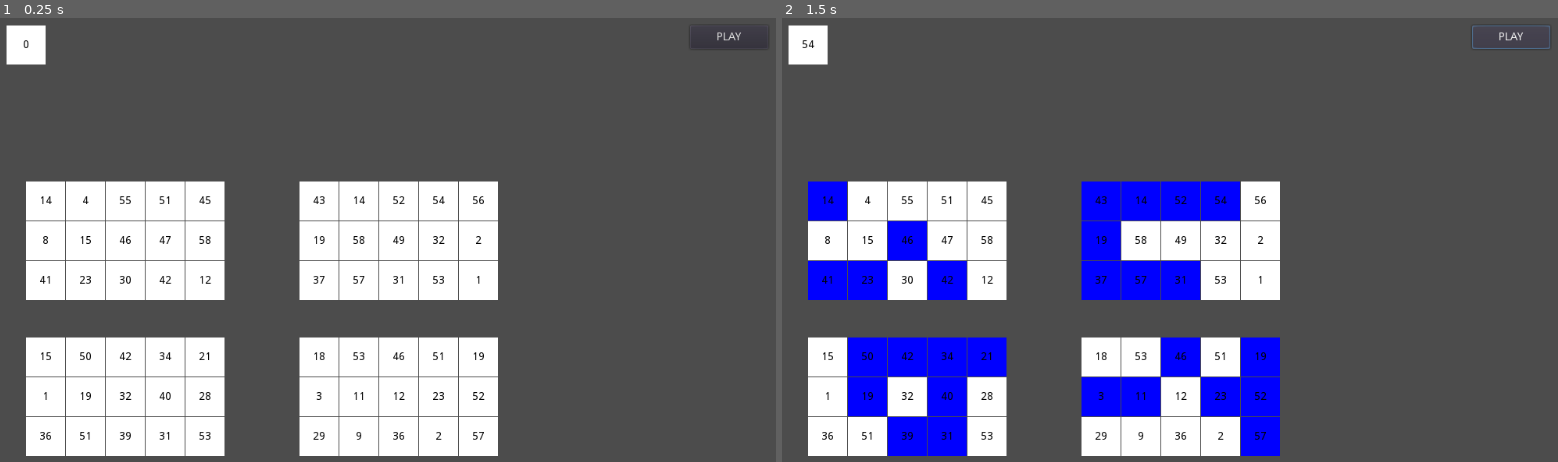
Above: before the commit, frames 1-2 (left to right).
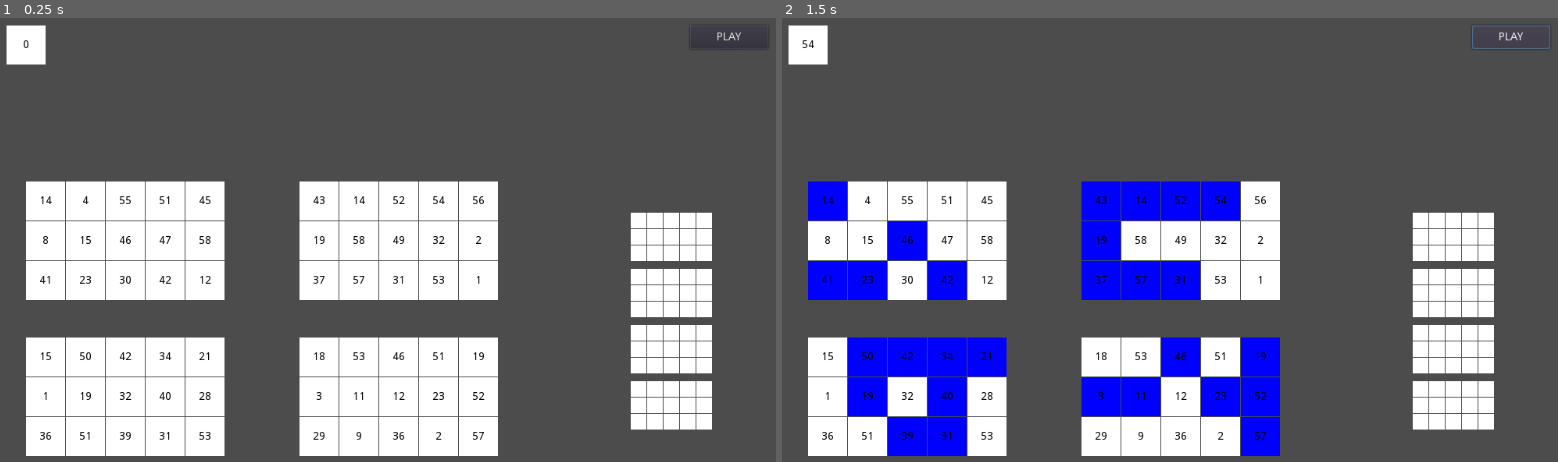
Above: after the commit, the same moments.

Repository: rosemunho/videobingo
Game: Godot game, scene res://Main.tscn
Same seed, same stepped clock (60 frames per second), same inputs: the game is played once before the commit and once after it.
Inputs:
- Up to frame 1 (0.25 s): no input
- Up to frame 2 (1.5 s): click "PLAY" at 0.5 s; click "PLAY" at 1.25 s

The runs differ from the first frame. In frame 1, 4.6% of the frame differs, in the area x 81-92%, y 43-93%; in frame 2, 4.6%.

Commit message:
Starting prizetable

Diff:
--- a/Main.tscn
+++ b/Main.tscn
@@ -64,13 +64,39 @@
 }
 
 [node name="Prizetable" type="VBoxContainer" parent="."]
-visible = false
-margin_right = 40.0
-margin_bottom = 40.0
+anchor_left = 1.0
+anchor_top = 1.0
+anchor_right = 1.0
+anchor_bottom = 1.0
+margin_left = -200.0
+margin_top = -335.0
+margin_bottom = -57.0
+rect_min_size = Vector2( 200, 270 )
+size_flags_horizontal = 0
+custom_constants/separation = 10
+alignment = 1
 __meta__ = {
 "_edit_use_anchors_": false
 }
 
-[node name="Prize" parent="Prizetable" instance=ExtResource( 2 )]
+[node name="Prize1" parent="Prizetable" instance=ExtResource( 2 )]
+margin_top = 0.0
+margin_right = 200.0
+margin_bottom = 62.0
+
+[node name="Prize2" parent="Prizetable" instance=ExtResource( 2 )]
+margin_top = 72.0
+margin_right = 200.0
+margin_bottom = 134.0
+
+[node name="Prize3" parent="Prizetable" instance=ExtResource( 2 )]
+margin_top = 144.0
+margin_right = 200.0
+margin_bottom = 206.0
+
+[node name="Prize4" parent="Prizetable" instance=ExtResource( 2 )]
+margin_top = 216.0
+margin_right = 200.0
+margin_bottom = 278.0
 
 [connection signal="pressed" from="PlayButton" to="BallTray" method="on_play_btn_clicked"]
--- a/Prize.tscn
+++ b/Prize.tscn
@@ -3,5 +3,128 @@
 [ext_resource path="res://Prize.gd" type="Script" id=1]
 
 [node name="Prize" type="Container"]
-margin_right = 40.0
+margin_top = 63.0
+margin_right = 20.0
+margin_bottom = 63.0
+rect_min_size = Vector2( 104, 62 )
 script = ExtResource( 1 )
+__meta__ = {
+"_edit_use_anchors_": false
+}
+
+[node name="CellContainer" type="GridContainer" parent="."]
+margin_right = 104.0
+margin_bottom = 62.0
+rect_min_size = Vector2( 100, 60 )
+custom_constants/vseparation = 1
+custom_constants/hseparation = 1
+columns = 5
+__meta__ = {
+"_edit_use_anchors_": false
+}
+
+[node name="Cell1" type="ColorRect" parent="CellContainer"]
+margin_right = 20.0
+margin_bottom = 20.0
+rect_min_size = Vector2( 20, 20 )
+
+[node name="Cell2" type="ColorRect" parent="CellContainer"]
+margin_left = 21.0
+margin_right = 41.0
+margin_bottom = 20.0
+rect_min_size = Vector2( 20, 20 )
+
+[node name="Cell3" type="ColorRect" parent="CellContainer"]
+margin_left = 42.0
+margin_right = 62.0
+margin_bottom = 20.0
+rect_min_size = Vector2( 20, 20 )
+
+[node name="Cell4" type="ColorRect" parent="CellContainer"]
+margin_left = 63.0
+margin_right = 83.0
+margin_bottom = 20.0
+rect_min_size = Vector2( 20, 20 )
+
+[node name="Cell5" type="ColorRect" parent="CellContainer"]
+margin_left = 84.0
+margin_right = 104.0
+margin_bottom = 20.0
+rect_min_size = Vector2( 20, 20 )
+
+[node name="Cell6" type="ColorRect" parent="CellContainer"]
+margin_top = 21.0
+margin_right = 20.0
+margin_bottom = 41.0
+rect_min_size = Vector2( 20, 20 )
+
+[node name="Cell7" type="ColorRect" parent="CellContainer"]
+margin_left = 21.0
+margin_top = 21.0
+margin_right = 41.0
+margin_bottom = 41.0
+rect_min_size = Vector2( 20, 20 )
+
+[node name="Cell8" type="ColorRect" parent="CellContainer"]
+margin_left = 42.0
+margin_top = 21.0
+margin_right = 62.0
+margin_bottom = 41.0
+rect_min_size = Vector2( 20, 20 )
+
+[node name="Cell9" type="ColorRect" parent="CellContainer"]
+margin_left = 63.0
+margin_top = 21.0
+margin_right = 83.0
+margin_bottom = 41.0
+rect_min_size = Vector2( 20, 20 )
+
+[node name="Cell10" type="ColorRect" parent="CellContainer"]
+margin_left = 84.0
+margin_top = 21.0
+margin_right = 104.0
+margin_bottom = 41.0
+rect_min_size = Vector2( 20, 20 )
+
+[node name="Cell11" type="ColorRect" parent="CellContainer"]
+margin_top = 42.0
+margin_right = 20.0
+margin_bottom = 62.0
+rect_min_size = Vector2( 20, 20 )
+
+[node name="Cell12" type="ColorRect" parent="CellContainer"]
+margin_left = 21.0
+margin_top = 42.0
+margin_right = 41.0
+margin_bottom = 62.0
+rect_min_size = Vector2( 20, 20 )
+
+[node name="Cell13" type="ColorRect" parent="CellContainer"]
+margin_left = 42.0
+margin_top = 42.0
+margin_right = 62.0
+margin_bottom = 62.0
+rect_min_size = Vector2( 20, 20 )
+
+[node name="Cell14" type="ColorRect" parent="CellContainer"]
+margin_left = 63.0
+margin_top = 42.0
+margin_right = 83.0
+margin_bottom = 62.0
+rect_min_size = Vector2( 20, 20 )
+
+[node name="Cell15" type="ColorRect" parent="CellContainer"]
+margin_left = 84.0
+margin_top = 42.0
+margin_right = 104.0
+margin_bottom = 62.0
+rect_min_size = Vector2( 20, 20 )
+
+[node name="ReferenceRect" type="ReferenceRect" parent="."]
+visible = false
+margin_right = 104.0
+margin_bottom = 62.0
+rect_min_size = Vector2( 104, 62 )
+border_color = Color( 0.984314, 0.788235, 0.0156863, 1 )
+border_width = 2.0
+editor_only = false
